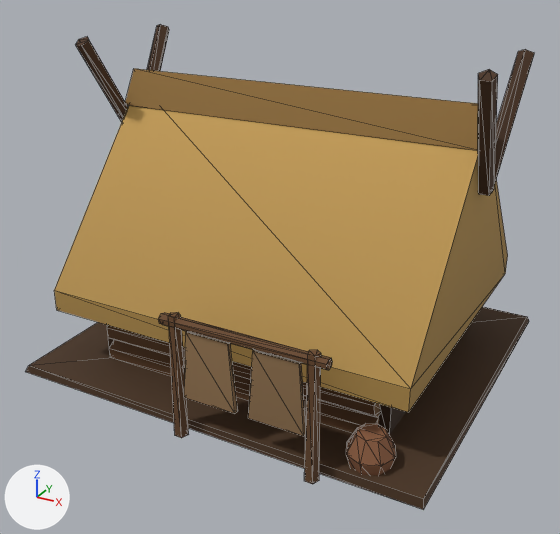
A saved change to the glTF model assets/models/primitive/house_2_s2.glb.
Before and after are seen from a 50 mm lens placed at (1.59, -3.02, 1.92), pointed at (0.0, -0.13, 0.48). Lighting does not change. The marker at lower left points along +X, +Y and +Z. The picture after the commit comes second. Mesh edges are drawn as thin lines. Vertices at exactly the same position are counted once.

In view in the first picture: 'house_2_s2'.
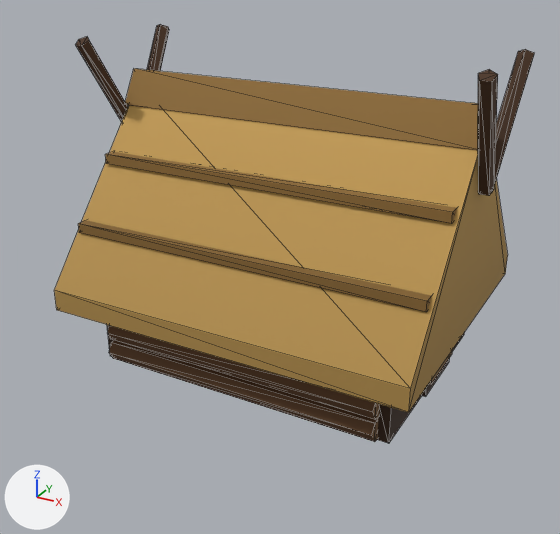
What differs and where, as boxes [x1, y1, x2, y2] in the pictures (560 x 534 px; the box of a moved part takes in the faces that stretch with it):
'house_2_s2', reshaped (14% shorter)
    before: [25, 24, 534, 510]
    after: [54, 24, 534, 443]
part 1 of me_house_2_s2, moved or reshaped
    before: [109, 340, 379, 432]
    after: [109, 340, 379, 442]
part 2 of me_house_2_s2, moved or reshaped
    before: [107, 325, 380, 417]
    after: [108, 325, 380, 419]
part 3 of me_house_2_s2, moved or reshaped (not visible afterwards)
    before: [168, 312, 189, 438]
part 4 of me_house_2_s2, moved or reshaped (not visible afterwards)
    before: [304, 350, 321, 484]
part 5 of me_house_2_s2, moved or reshaped (not visible afterwards)
    before: [159, 313, 332, 370]
part 6 of me_house_2_s2, moved or reshaped (not visible before)
    after: [421, 358, 450, 397]
part 7 of me_house_2_s2, added (brown)
    after: [78, 220, 432, 312]
part 8 of me_house_2_s2, added (brown)
    after: [105, 152, 457, 224]
part 9 of me_house_2_s2, moved or reshaped (not visible before)
    after: [429, 351, 452, 384]
part 10 of me_house_2_s2, moved or reshaped (not visible afterwards)
    before: [248, 350, 306, 436]
part 11 of me_house_2_s2, moved or reshaped (not visible afterwards)
    before: [184, 331, 238, 414]
part 12 of me_house_2_s2, moved or reshaped (not visible afterwards)
    before: [346, 423, 396, 476]
part 13 of me_house_2_s2, deleted (brown)
    before: [25, 307, 529, 510]

Diff of the bpy script that builds the scene:
```diff
--- a/assets/models/primitive/house_2_s2.glb.py
+++ b/assets/models/primitive/house_2_s2.glb.py
@@ me_house_2_s2 @@
 # used by ob_house_2_s2; location = (0.0, 0.0, 0.0)
-me_house_2_s2.from_pydata(...)  # 254 vertices, 428 faces; spans x -0.98..0.98, y -0.9..0.83, z -0.01..1.47
-me_house_2_s2.materials.append(mat_soil)
+me_house_2_s2.from_pydata(...)  # 278 vertices, 464 faces; spans x -0.94..0.94, y -0.71..0.9, z 0.0..1.47
+# me_house_2_s2 part 1: the loose piece of 14 vertices spanning x -0.68..0.68, y -0.58..-0.47, z 0.0..0.12 is scaled about its middle by (-1, -1.01, 1.03)
+# me_house_2_s2 part 2: the loose piece of 14 vertices spanning x -0.68..0.68, y -0.58..-0.46, z 0.11..0.23 is scaled about its middle by (-0.999, -1.02, 0.99), then moved by (0.0, -0.01, 0.0)
+# me_house_2_s2 part 3: the loose piece of 10 vertices spanning x -0.08..-0.02, y -0.9..-0.85, z 0.0..0.55 is turned 180 degrees about the z axis through the mesh origin
+# me_house_2_s2 part 4: the loose piece of 10 vertices spanning x 0.52..0.58, y -0.9..-0.85, z 0.0..0.55 is turned -180 degrees about the z axis through the mesh origin
+# me_house_2_s2 part 5: the loose piece of 14 vertices spanning x -0.11..0.61, y -0.9..-0.85, z 0.5..0.54 is scaled about the mesh origin by (-1, -1.01, 0.982)
+# me_house_2_s2 part 6: the loose piece of 8 vertices spanning x -0.75..-0.65, y -0.17..0.17, z 0.03..0.49 is turned 180 degrees about the z axis through the mesh origin
+# me_house_2_s2 part 7: a new loose piece, a box spanning x -0.835..0.835, y -0.529..-0.458, z 0.625..0.67, in mat_thatch_dark
+# me_house_2_s2 part 8: a new loose piece, a box spanning x -0.835..0.835, y -0.303..-0.233, z 0.897..0.942, in mat_thatch_dark
+# me_house_2_s2 part 9: the loose piece of 8 vertices spanning x -0.77..-0.74, y -0.13..0.17, z 0.1..0.48 is turned 180 degrees about the z axis through the mesh origin
+# me_house_2_s2 part 10: the loose piece of 8 vertices spanning x 0.28..0.52, y -0.88..-0.87, z 0.19..0.5 is moved by (-0.5, 1.75, 0.0)
+# me_house_2_s2 part 11: the loose piece of 8 vertices spanning x -0.02..0.22, y -0.88..-0.87, z 0.19..0.5 is moved by (-0.5, 1.75, 0.0)
+# me_house_2_s2 part 12: the loose piece of 24 vertices spanning x 0.62..0.83, y -0.83..-0.62, z 0.0..0.18 is turned 180 degrees about the z axis through the mesh origin
+# me_house_2_s2 part 13: the loose piece of 8 vertices spanning x -0.98..0.98, y -0.83..0.83, z -0.01..0.04 is deleted
+# other edits to the shape of me_house_2_s2 do not show in these pictures
 me_house_2_s2.materials.append(mat_wood)
```
